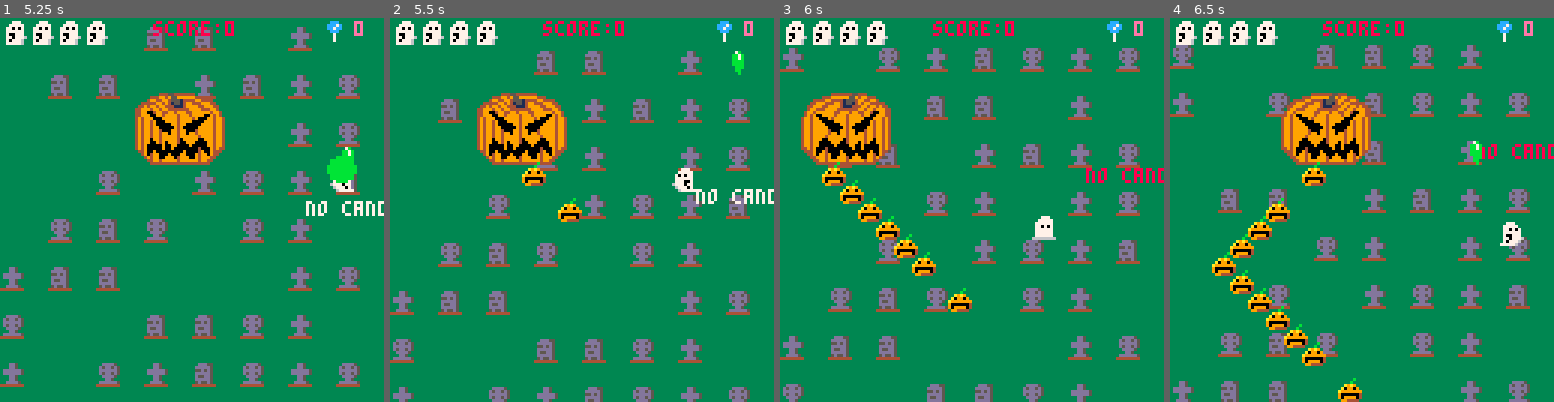
Above: before the commit, frames 1-4 (left to right).
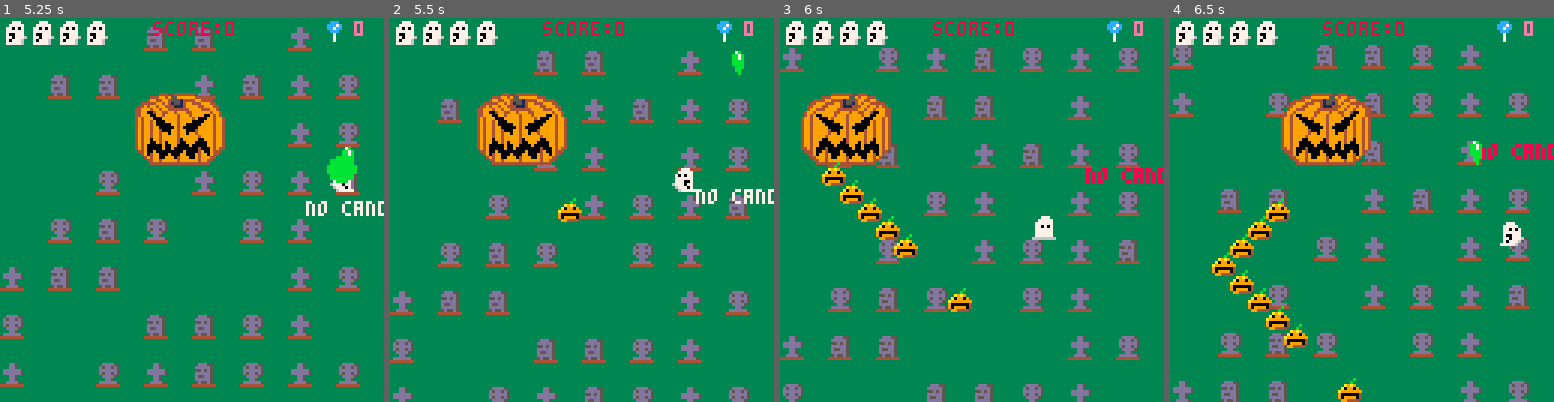
Above: after the commit, the same moments.

Repository: st0k3r/specter_deflector
Game: PICO-8 cartridge specter_deflector.p8
The game is run twice, just before and just after one commit, with the same random seed, the same clock (stepped at 60 frames per second) and the same inputs.
Inputs:
- Up to frame 1 (5.25 s): tap X (X key) at 0.33, 1.07, 1.85, 2.97, 4.08, 5.2 s; tap O (Z key) at 0.7, 1.7, 2.1, 2.5, 2.9, 3.3, 3.7, 4.1, 4.5, 4.9 s; hold Right 1.6-2.1 s; hold Up 2.15-2.42 s; hold Right 2.47-3.03 s; hold Left 3.08-3.58 s; hold Down 3.63-3.97 s; hold Right 4.02-4.68 s; hold Up 4.73-5.03 s; hold Left from 5.08 s (still down)
- Up to frame 2 (5.5 s): keep holding Left; tap O (Z key) at 5.3 s
- Up to frame 3 (6 s): release Left at 5.68 s; tap O (Z key) at 5.7 s; hold Down from 5.73 s (still down)
- Up to frame 4 (6.5 s): release Down at 6.03 s; hold Right from 6.08 s (still down); tap O (Z key) at 6.1 s; tap X (X key) at 6.32 s

Frame 1 is identical in both runs. In frame 2, 0.3% of the frame differs, in the area x 34-41%, y 37-44%; in frame 3, 0.3%; in frame 4, 0.5%, in the area x 34-41%, y 37-91%.

Commit message:
Adjust boss phase 1 firing rate and phase 2 movement

Diff:
--- a/main.lua
+++ b/main.lua
@@ -1744,7 +1744,7 @@
 	if creature.x<=3 then
 		creature.sx=spd
 	end
-	if t%30>1 then
+	if t%30>3 then
 		if t%3==0 then
 			fire(creature,0,2)
 		end
